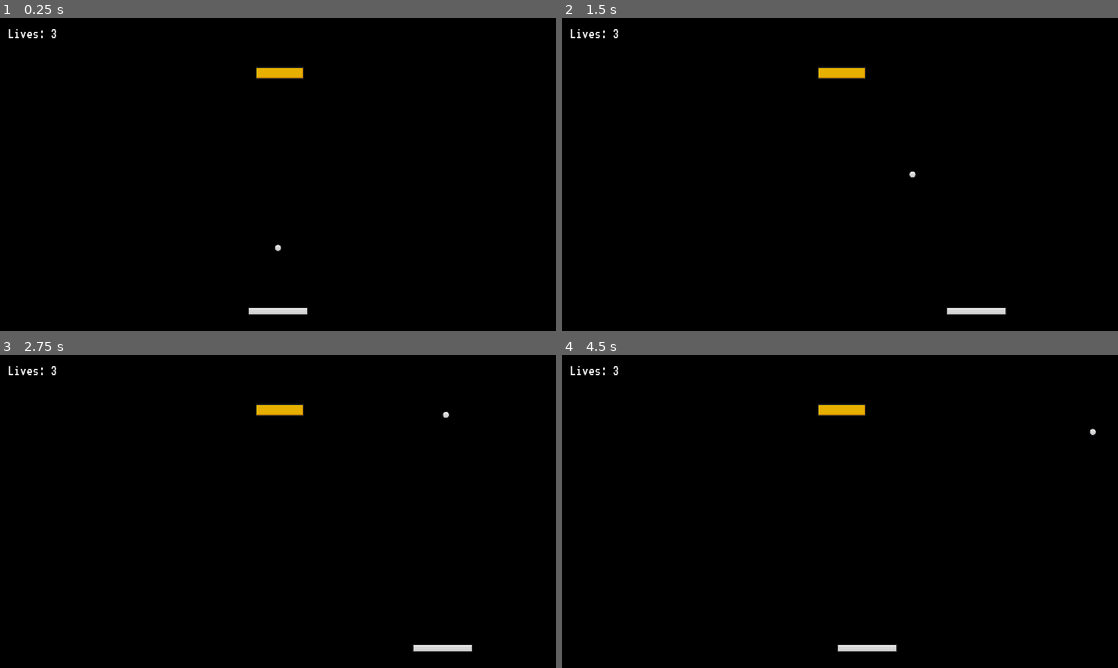
Above: before the commit, frames 1-4 (two rows, left to right).
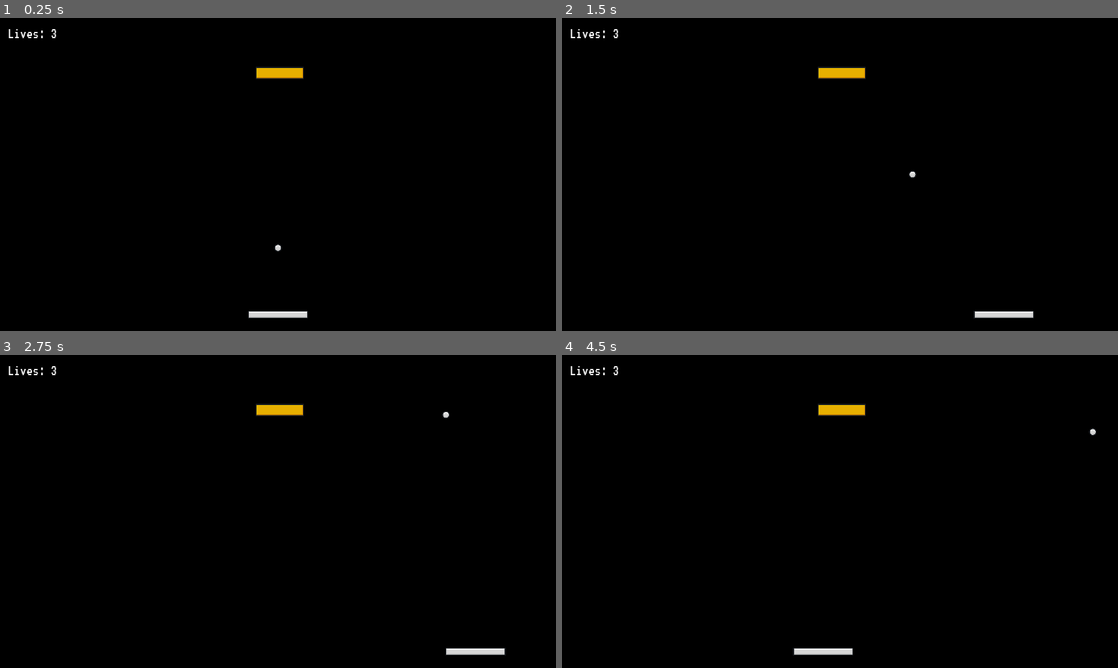
Above: after the commit, the same moments.

Repository: jahernandez16/BrickBreaker
Game: Godot game, scene res://Scenes/main.tscn
Same seed, same stepped clock (60 frames per second), same inputs: the game is played once before the commit and once after it.
Inputs:
- Up to frame 1 (0.25 s): no input
- Up to frame 2 (1.5 s): tap Enter at 0.5 s; hold D (right) 0.53-1.28 s; hold A (left) from 1.28 s (still down)
- Up to frame 3 (2.75 s): release A (left) at 2.03 s; hold D (right) from 2.03 s (still down)
- Up to frame 4 (4.5 s): tap Space at 3.5 s; release D (right) at 3.53 s; hold A (left) from 3.53 s (still down)

The runs differ from the first frame. In frame 1, 0.3% of the frame differs, in the area x 44-56%, y 92-96%; in frame 2, 0.4%; in frame 3, 0.4%; in frame 4, 0.5%, in the area x 41-61%, y 92-96%.

Commit message:
Progress Check

Diff:
--- a/Scenes/main.tscn
+++ b/Scenes/main.tscn
@@ -15,7 +15,7 @@
 [node name="Camera2D" type="Camera2D" parent="."]
 
 [node name="Paddle" parent="." node_paths=PackedStringArray("camera") instance=ExtResource("1_d25i7")]
-position = Vector2(0, 283)
+position = Vector2(2.08165e-12, 290)
 collision_layer = 2
 lock_rotation = true
 camera = NodePath("../Camera2D")
--- a/Scripts/paddle.gd
+++ b/Scripts/paddle.gd
@@ -7,7 +7,7 @@
 var half_paddle_width: float
 var is_ball_started = false
 
-@export var speed = 500
+@export var speed = 600
 @export var camera: Camera2D
 
 @onready var ball = $"../Ball" as Ball
